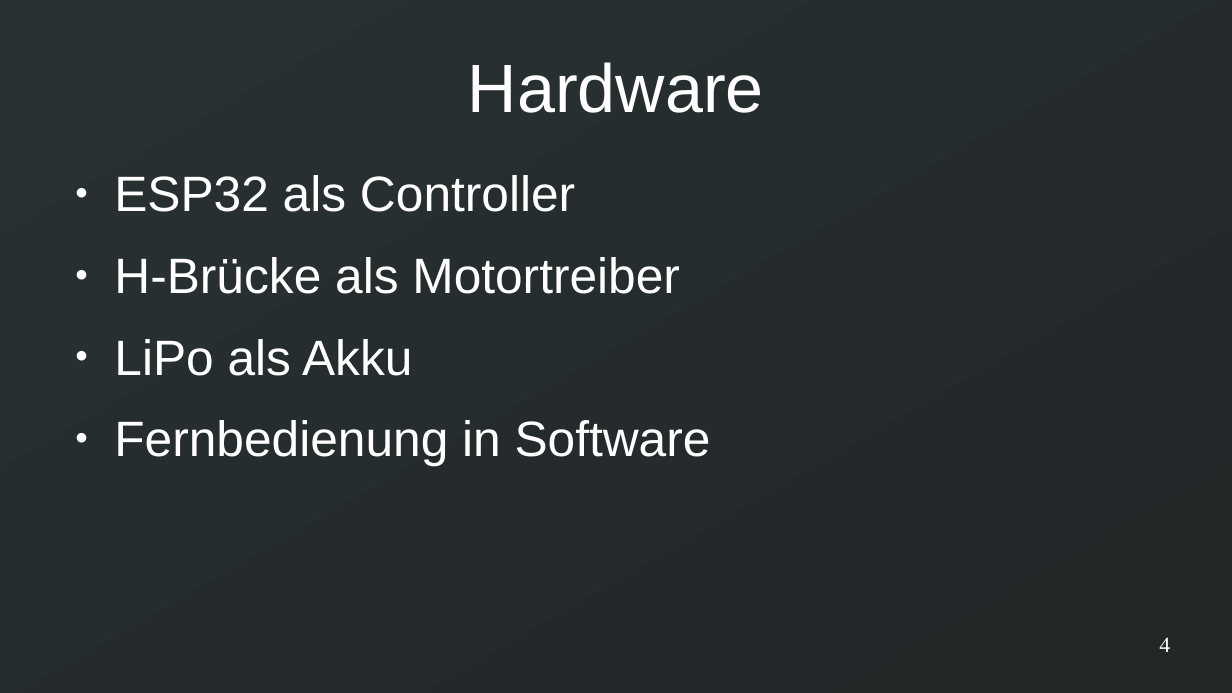
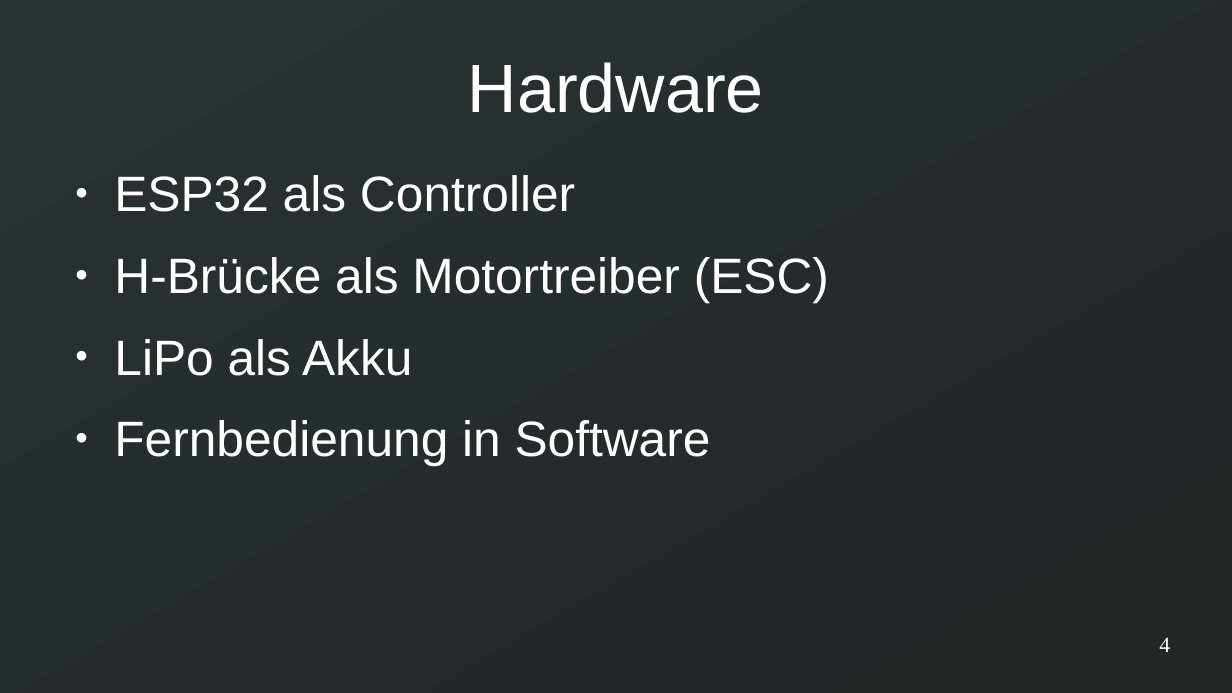
Before and after one commit to RandomlyCoded/InfoDrohne, a slide deck: slide 4 of Vortrag.odp. Drawn at 1232x693 pixels with LibreOffice and Linux fonts; fonts in the diff are those of the drawing. Boxes give left, top, right and bottom in pixels: in the first picture for what was removed or moved away, otherwise in the second. Text is boxed around its words. In the diff, an @@ line names an element or a change of style, - is before the commit and + after.

```diff
--- a/Vortrag.odp
+++ b/Vortrag.odp
@@ text at bbox=[114, 257, 829, 302]: text changed @@
-● H-Brücke als Motortreiber
+● H-Brücke als Motortreiber (ESC)
```
Also in this commit, not shown: 1 other slide changed, 1 slide added.
